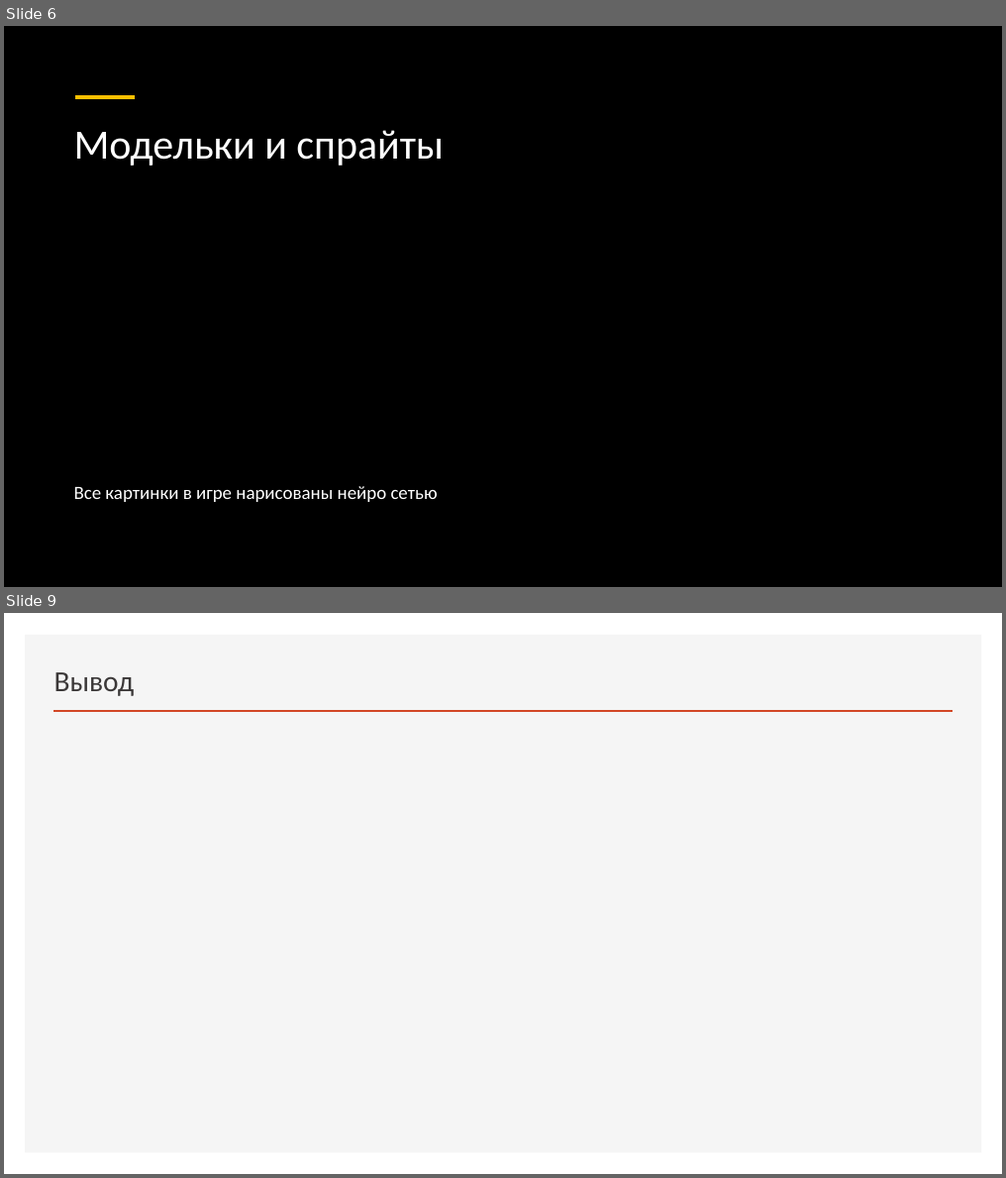
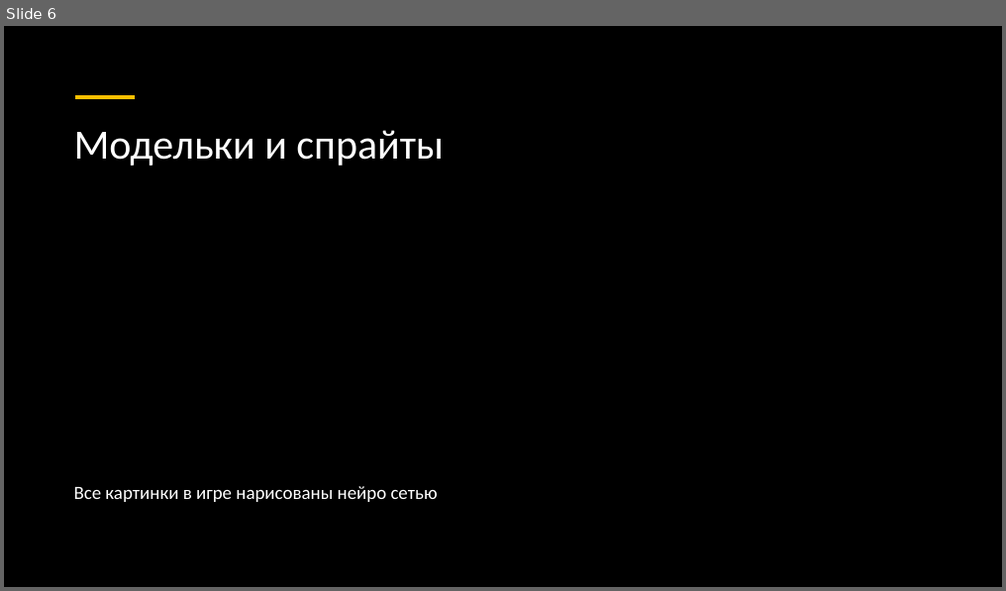
Before and after one commit to Tr1Ton4ik/Dungeon-Destroyer, a slide deck: presentation.pptx. Shown one above the other, each under a label of ours: slides 6 and 9 before the commit, slide 6 after it; the slides between them are not shown. The pictures are 1006x1178 and 1006x591 pixels, drawn with LibreOffice and Linux fonts; fonts in the diff are those of the drawing; background and template pictures are left out; a plain dark background stands for a picture behind light text. Boxes give left, top, right and bottom in pixels: in the first picture for what was removed or moved away, otherwise in the second. Text is boxed around its words. In the diff, an @@ line names an element or a change of style, - is before the commit and + after.

```diff
--- a/presentation.pptx
+++ b/presentation.pptx
@@ slide 9 removed at (4, 613, 1002, 1174), background #FFFFFF @@
@@ rectangle removed at (25, 635, 982, 1154) @@
@@ title removed at (54, 672, 135, 696) @@
-Вывод
@@ line removed from (54, 711) to (952, 711) @@
```
Also in this commit, not shown: 2 slides added, 1 other slide removed, 3 other files.
